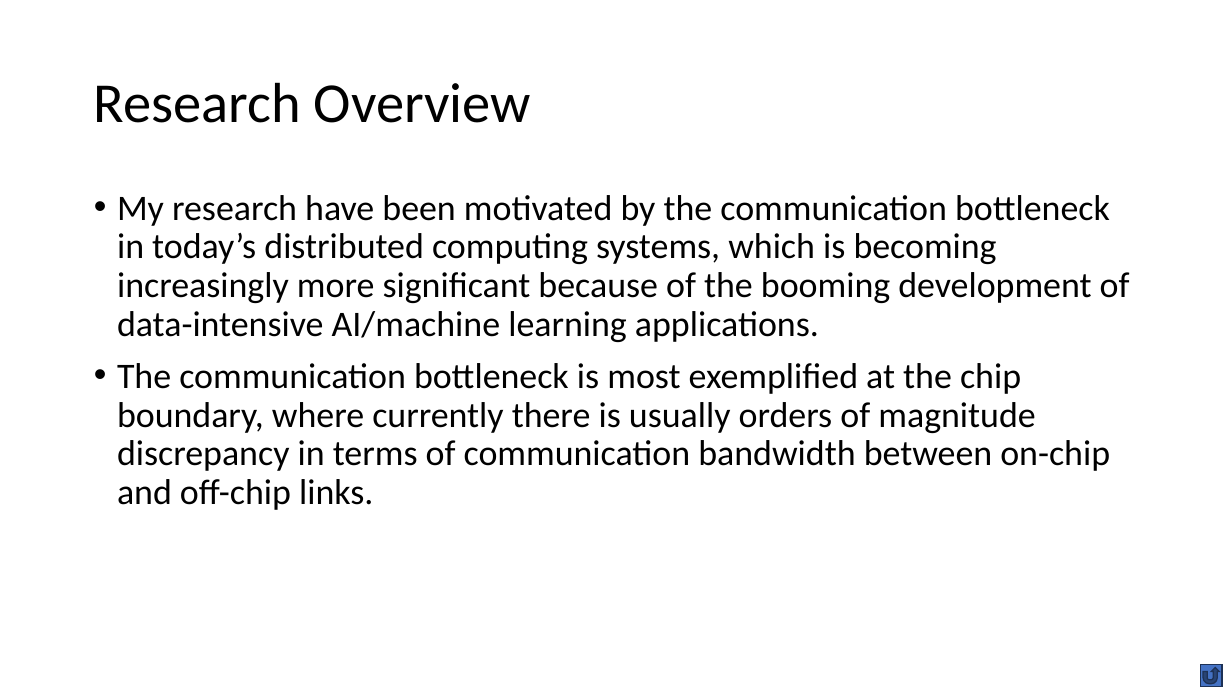
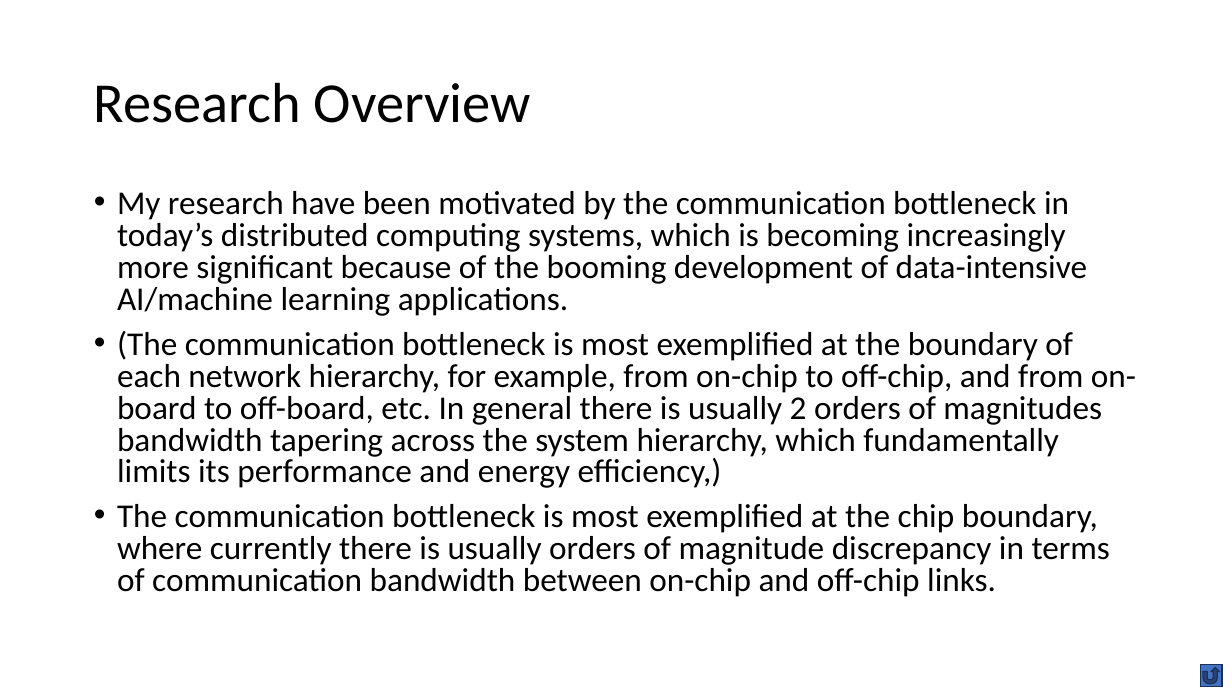
Before and after one commit to wyywyy23/faculty_all_in_one, a slide deck: slide 3 of rpi/online_interview_notes.pptx. Drawn at 1232x693 pixels with LibreOffice and Linux fonts; fonts in the diff are those of the drawing. Boxes give left, top, right and bottom in pixels: in the first picture for what was removed or moved away, otherwise in the second. Text is boxed around its words. In the diff, an @@ line names an element or a change of style, - is before the commit and + after.

Commit message:
rpi_interview

```diff
--- a/rpi/online_interview_notes.pptx
+++ b/rpi/online_interview_notes.pptx
@@ text at (117,191,1110,597): size 28 to 25.9 pt in "My research have been motivated by the ...", "The communication bottleneck is most exemplified at ..."; line spacing 0.9 to 0.8 @@
@@ text at (117,331,1136,488): paragraph added @@
+• (The communication bottleneck is most exemplified at the boundary of each network hierarchy, for example, from on-chip to off-chip, and from on-board to off-board, etc. In general there is usually 2 orders of magnitudes bandwidth tapering across the system hierarchy, which fundamentally limits its performance and energy efficiency,)
```
